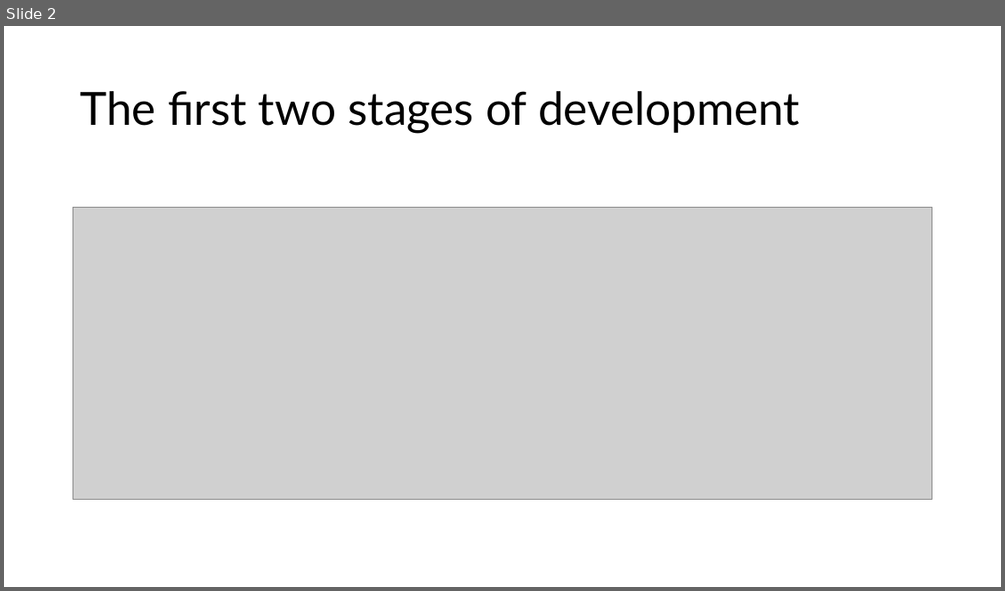
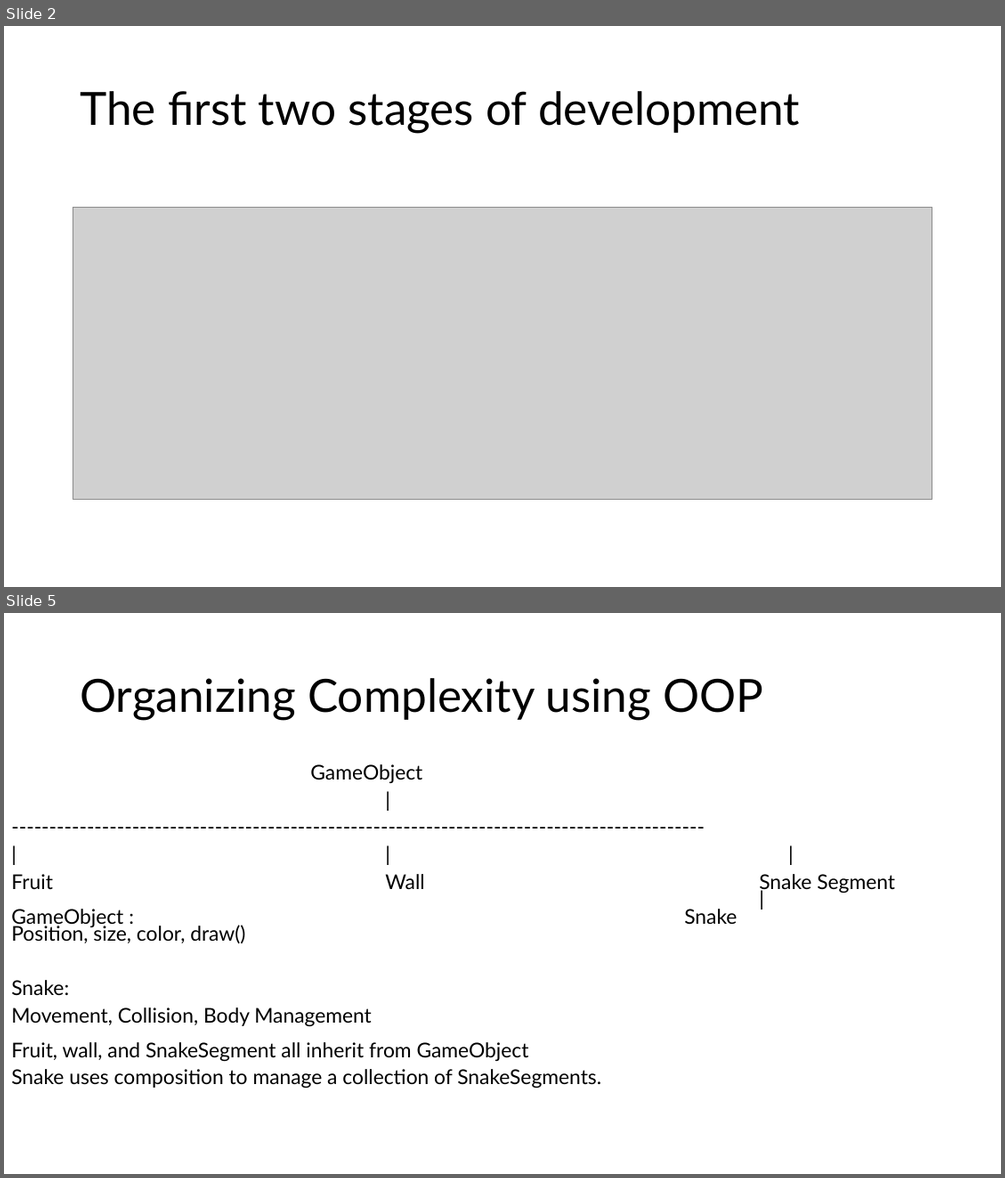
Before and after one commit to HoloJem/snake-game, a slide deck: presentation/The main lesson.pptx. Shown one above the other, each under a label of ours: slide 2 before the commit, slides 2 and 5 after it; the slides between them are not shown. The pictures are 1005x591 and 1005x1178 pixels, drawn with LibreOffice and Linux fonts; fonts in the diff are those of the drawing; grey boxes stand for pictures. Boxes give left, top, right and bottom in pixels: in the first picture for what was removed or moved away, otherwise in the second. Text is boxed around its words. In the diff, an @@ line names an element or a change of style, - is before the commit and + after.

```diff
--- a/presentation/The main lesson.pptx
+++ b/presentation/The main lesson.pptx
@@ slide 5 added at (4, 613, 1001, 1174), background #FFFFFF @@
@@ title added at (80, 678, 763, 720), 44 pt, text #000000 @@
+Organizing Complexity using OOP
@@ text added at (11, 764, 601, 1087), 19.6 pt, text #000000 @@
+GameObject
+|
+--------------------------------------------------------------------------------------------
+| | |
+Fruit Wall Snake Segment
+|
+GameObject : Snake
+Position, size, color, draw()
+Snake:
+Movement, Collision, Body Management
+Fruit, wall, and SnakeSegment all inherit from GameObject
+Snake uses composition to manage a collection of SnakeSegments.
```
Also in this commit, not shown: 3 slides changed, 2 slides removed, 3 other files.
